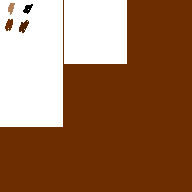
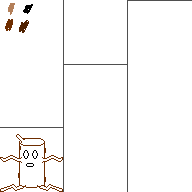
Before/after of a 192 x 192 layered artwork. What changed in the layer stack:
painted on "Layer 2" over [0, 0, 192, 192]
